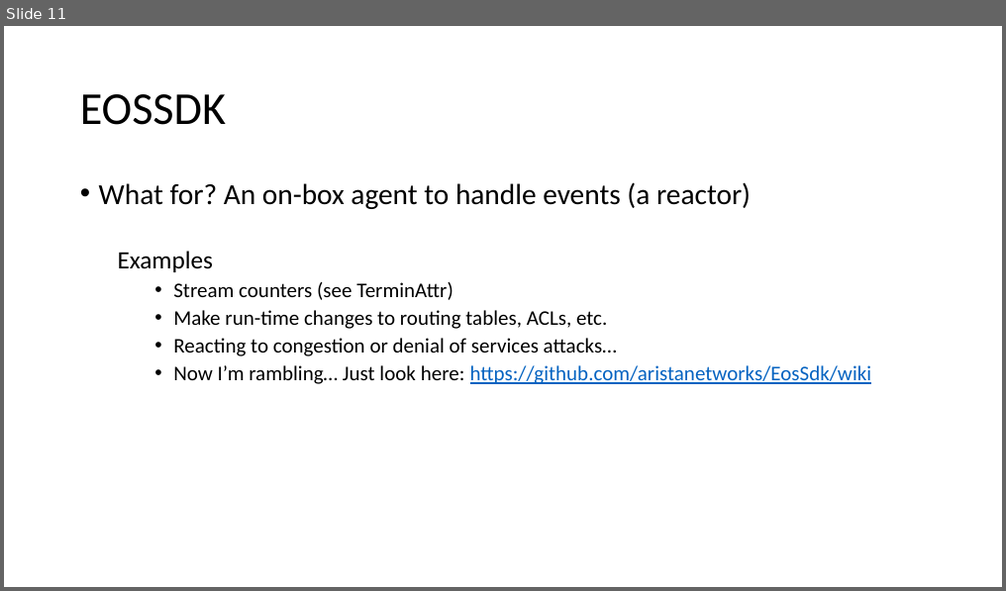
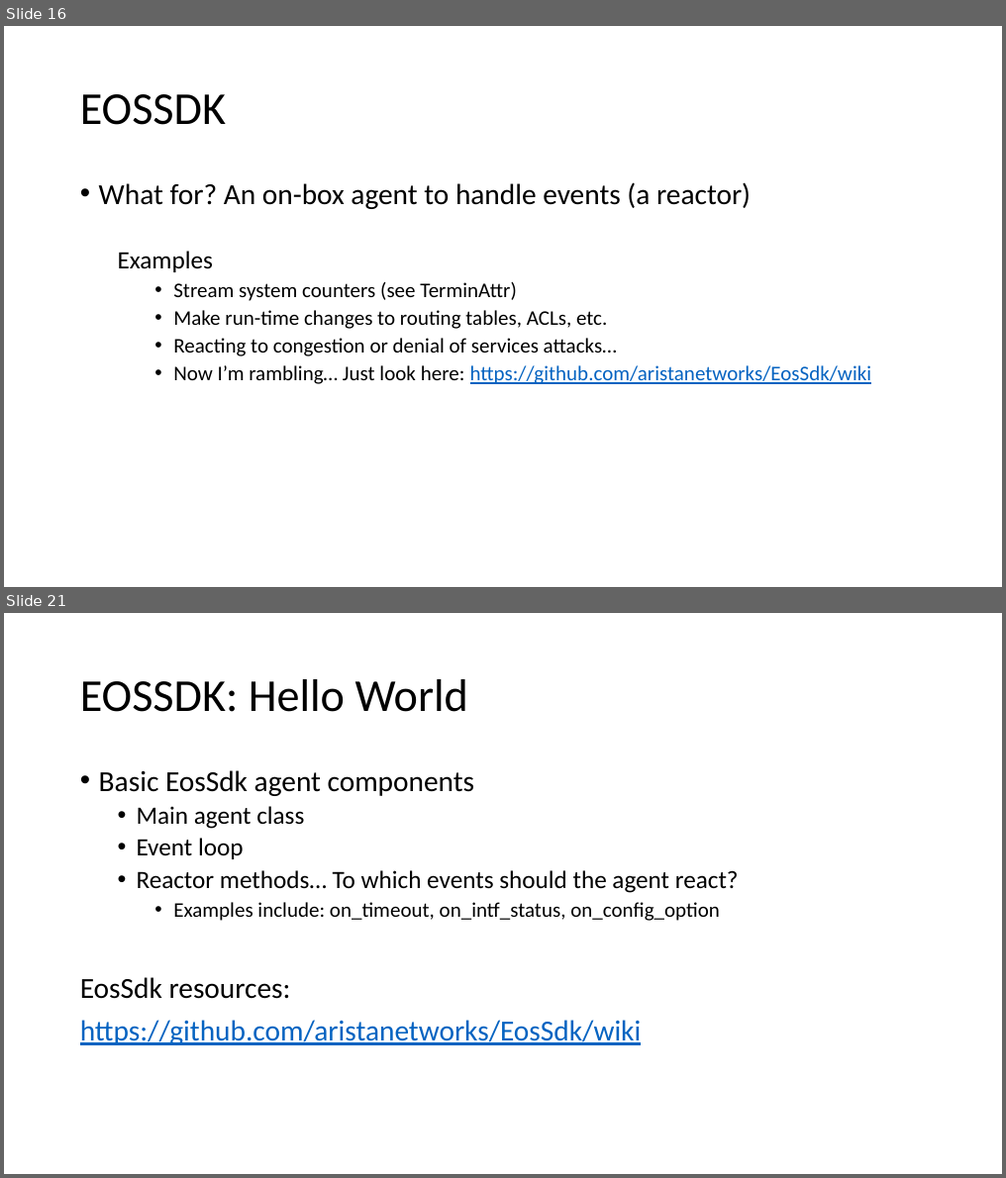
Before and after one commit to arista-northwest/arista-programmability, a slide deck: Arista Programmability.pptx. Shown one above the other, each under a label of ours: slide 11 before the commit, slides 16 and 21 after it; the slides between them are not shown. The pictures are 1006x591 and 1006x1178 pixels, drawn with LibreOffice and Linux fonts; fonts in the diff are those of the drawing. Boxes give left, top, right and bottom in pixels: in the first picture for what was removed or moved away, otherwise in the second. Text is boxed around its words. In the diff, an @@ line names an element or a change of style, - is before the commit and + after.

```diff
--- a/Arista Programmability.pptx
+++ b/Arista Programmability.pptx
@@ slide 21 added at [4, 613, 1002, 1174], background #FFFFFF @@
@@ title added at [80, 679, 468, 712], 44 pt, text #000000 @@
+EOSSDK: Hello World
@@ text added at [80, 770, 739, 1046], 28 pt, text #000000 @@
+• Basic EosSdk agent components
+  • Main agent class
+  • Event loop
+  • Reactor methods… To which events should the agent react?
+    • Examples include: on_timeout, on_intf_status, on_config_option
+EosSdk resources:
+https://github.com/aristanetworks/EosSdk/wiki
@@ what was slide 11 is now slide 16 @@
@@ slide 16 changed as well @@
@@ text at [173, 282, 516, 301]: text changed @@
-    • Stream counters (see TerminAttr)
+    • Stream system counters (see TerminAttr)
```
Also in this commit, not shown: 5 other slides changed, 14 other slides added, 3 slides removed.
